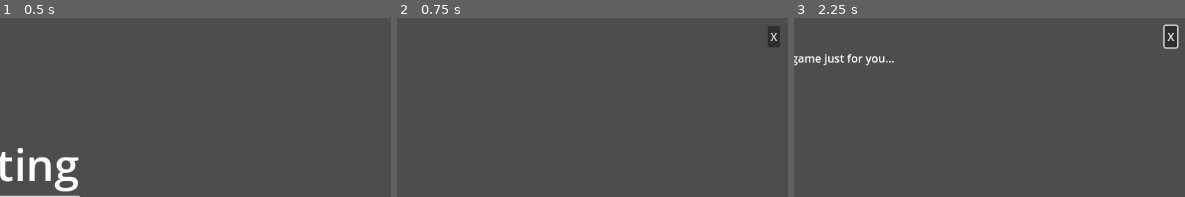
Above: before the commit, frames 1-3 (left to right).
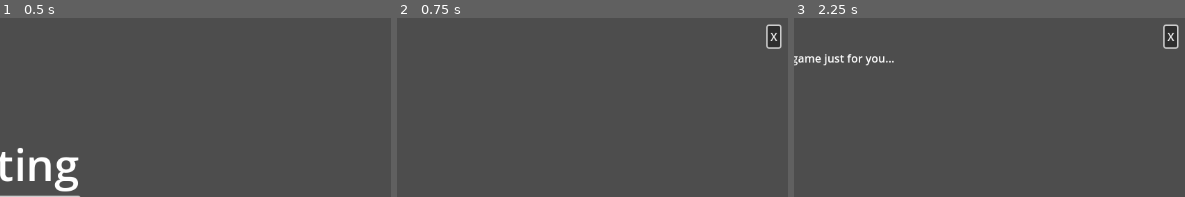
Above: after the commit, the same moments.

Repository: Pslude/world
Game: Godot game, scene res://main_menu.tscn
Same seed, same stepped clock (60 frames per second), same inputs: the game is played once before the commit and once after it.
Inputs:
- Up to frame 1 (0.5 s): no input
- Up to frame 2 (0.75 s): click "Options ,‑)" at 0.5 s
- Up to frame 3 (2.25 s): click "X" at 1.25 s; click "Find Game :D" at 2 s
The pictures show only the part of the screen within x 50-100%, y 0-50%; the shares and areas given below are measured in that part.

Frame 1 is identical in both runs. In frame 2, 0.2% of the frame differs, in the area x 94-99%, y 3-18%; in frame 3, nothing differs.

Commit message:
fix options menu focus

Diff:
--- a/options_menu.gd
+++ b/options_menu.gd
@@ -3,6 +3,9 @@
 
 # Called when the node enters the scene tree for the first time.
 func _ready():
+	# Focus keyboard on a button
+	$MarginContainer/VBoxContainer/CloseButton.grab_focus()
+
 	# Detect if fullscreen to set initial checkbox value
 	if (DisplayServer.window_get_mode() == DisplayServer.WINDOW_MODE_FULLSCREEN):
 		$MarginContainer/VBoxContainer/FullscreenCheckBox.button_pressed = true
